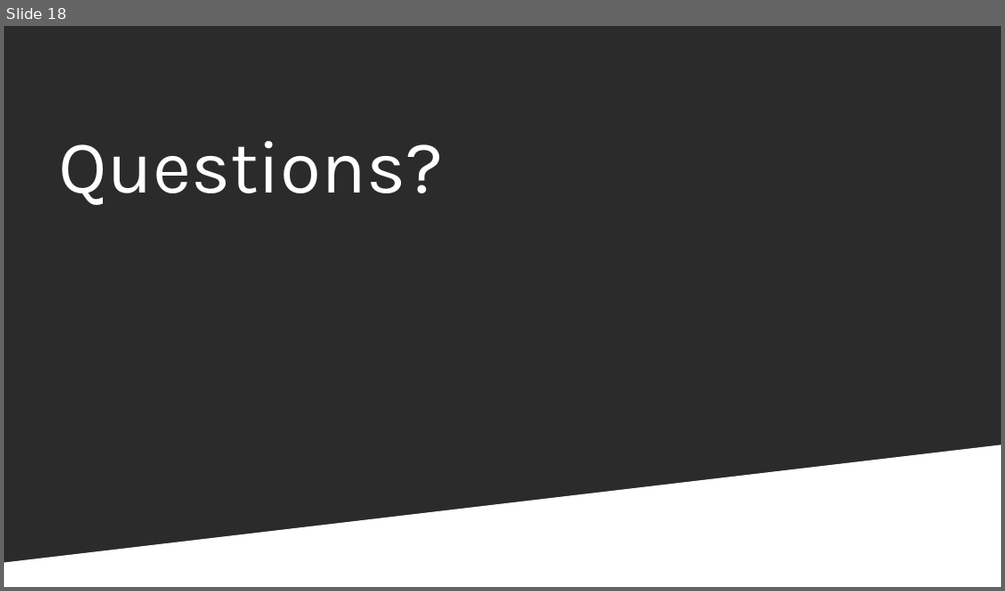
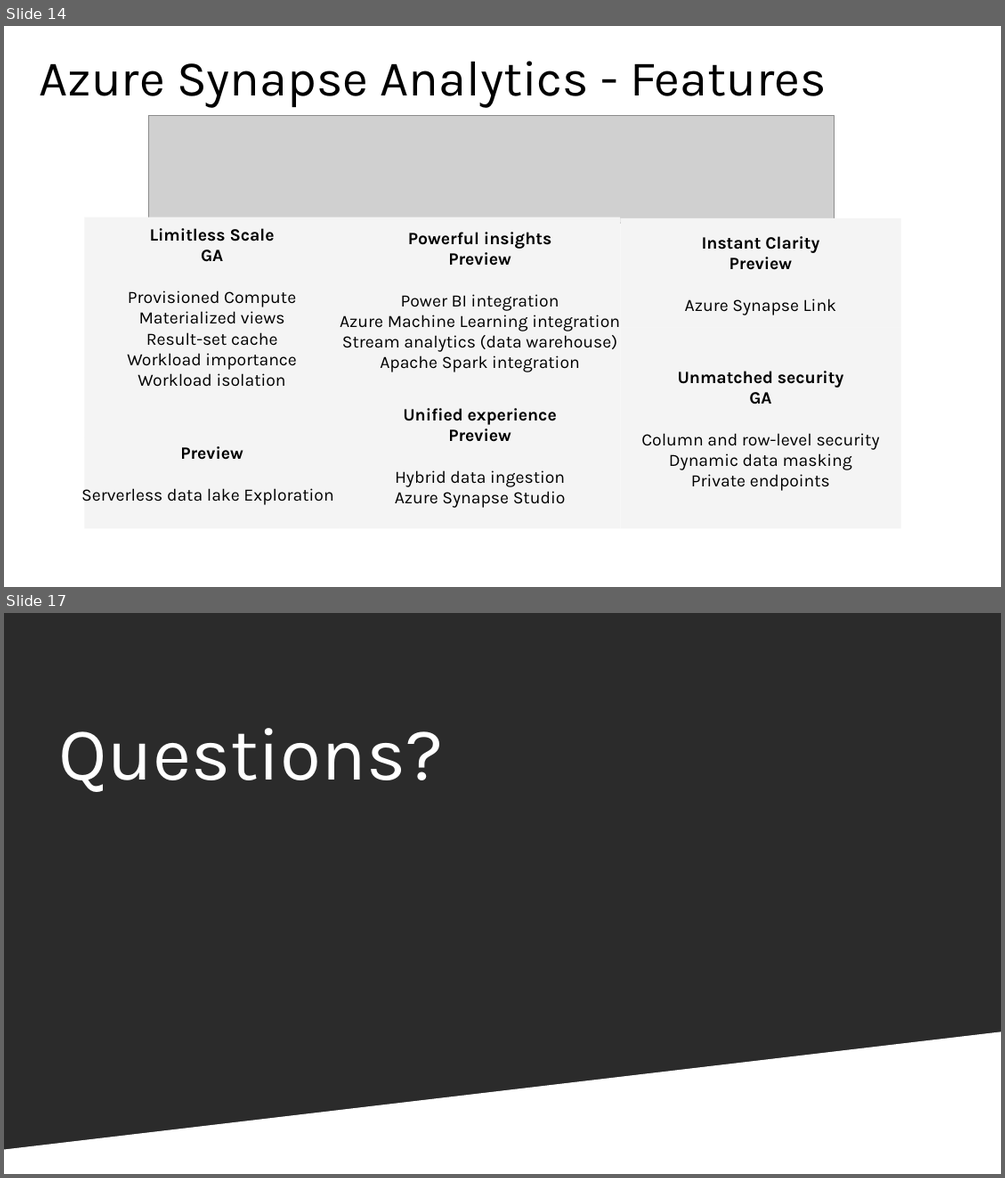
Before and after one commit to sidneyocirqueira/azure-synapse-analytics, a slide deck: PPTs/PASS_Marathon_Portuguese_AzureSynapseAnalytics.pptx. Shown one above the other, each under a label of ours: slide 18 before the commit, slides 14 and 17 after it; the slides between them are not shown. The pictures are 1005x591 and 1005x1178 pixels, drawn with LibreOffice and Linux fonts; fonts in the diff are those of the drawing; grey boxes stand for pictures; background and template pictures are left out; a plain dark background stands for a picture behind light text. Boxes give left, top, right and bottom in pixels: in the first picture for what was removed or moved away, otherwise in the second. Text is boxed around its words. In the diff, an @@ line names an element or a change of style, - is before the commit and + after.

```diff
--- a/PPTs/PASS_Marathon_Portuguese_AzureSynapseAnalytics.pptx
+++ b/PPTs/PASS_Marathon_Portuguese_AzureSynapseAnalytics.pptx
@@ slide 14 added at bbox=[4, 26, 1001, 587], background #FFFFFF @@
@@ text added at bbox=[39, 61, 826, 108], 36 pt, text #000000 @@
+Azure Synapse Analytics - Features
@@ picture added at bbox=[148, 116, 833, 223] @@
@@ rectangle added at bbox=[85, 217, 340, 439], fill #F4F4F4, 12.5 pt, text #000000 @@
+Limitless Scale
+GA
+Provisioned Compute
+Materialized views
+Result-set cache
+Workload importance
+Workload isolation
@@ rectangle added at bbox=[340, 217, 621, 382], fill #F4F4F4, 12.5 pt, text #000000 @@
+Powerful insights
+Preview
+Power BI integration
+Azure Machine Learning integration
+Stream analytics (data warehouse)
+Apache Spark integration
@@ rectangle added at bbox=[620, 218, 901, 328], fill #F4F4F4, 12.5 pt, text #000000, bold @@
+Instant Clarity
+Preview
+Azure Synapse Link
@@ rectangle added at bbox=[620, 327, 901, 528], fill #F4F4F4, 12.5 pt, text #000000 @@
+Unmatched security
+GA
+Column and row-level security
+Dynamic data masking
+Private endpoints
@@ rectangle added at bbox=[340, 382, 621, 528], fill #F4F4F4, 12.5 pt, text #000000 @@
+Unified experience
+Preview
+Hybrid data ingestion
+Azure Synapse Studio
@@ rectangle added at bbox=[85, 438, 340, 528], fill #F4F4F4, 12.5 pt, text #000000 @@
+Preview
+Serverless data lake Exploration
@@ what was slide 18 is now slide 17 @@
```
Also in this commit, not shown: 3 slides changed, 2 other slides added, 4 slides removed.
